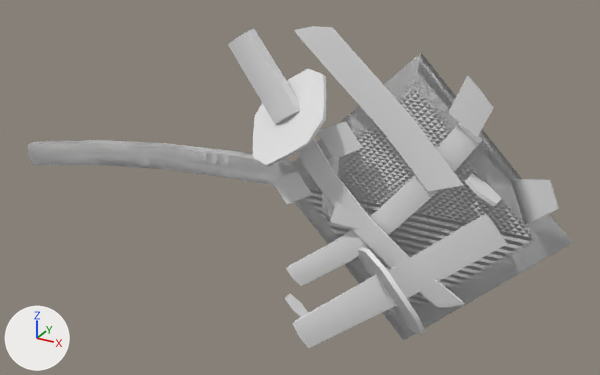
What one commit did to the OBJ model src/main/resources/assets/blade_tetra/model/modular/alpha9/wakizashi_quickdraw_guard_swift.obj.
Rendered twice from a camera (50 mm lens) standing at (119.0, -320.0, 158.0) and looking at (-58.0, 1.0, -3.0). Arrows for +X, +Y and +Z are at lower left; the lights stay in place. The picture after the commit comes second. Where no turn or scale is listed for an object, it has been applied to the vertices. Vertices at exactly the same position are counted once.

Objects in the first picture: 'item_blade', 'item_damaged', 'sheath' and 2 more.
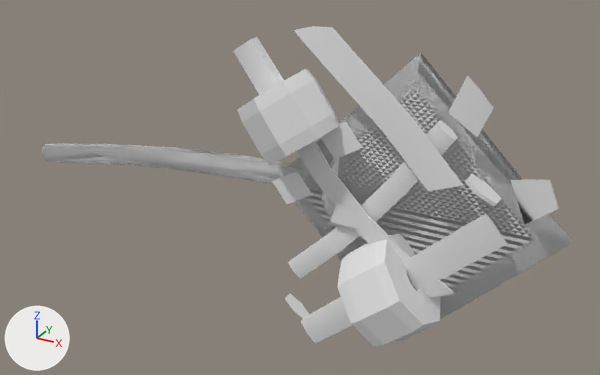
Where the change shows, as pixel boxes [x1, y1, x2, y2] in the pictures (600 x 375 px; the box of a moved part takes in the faces that stretch with it):
'item_damaged', reshaped
    before: [272, 26, 573, 348]
    after: [272, 26, 573, 347]
'item_blade', reshaped
    before: [228, 29, 501, 317]
    after: [233, 37, 501, 318]
'sheath', reshaped (not visible afterwards)
    before: [28, 140, 307, 186]
part 1 of me_effect, moved or reshaped (not visible before)
    after: [42, 144, 285, 185]
part 2 of me_item_blade, moved or reshaped
    before: [228, 29, 299, 123]
    after: [233, 37, 284, 95]
part 3 of me_item_blade, rebuilt (37% wider)
    before: [253, 68, 327, 166]
    after: [237, 69, 339, 165]
part 4 of me_item_blade, moved or reshaped
    before: [286, 123, 482, 308]
    after: [288, 120, 458, 297]
part 5 of me_item_damaged, rebuilt (52% wider, 28% taller)
    before: [357, 247, 425, 335]
    after: [337, 234, 441, 347]
part 6 of me_item_damaged, moved or reshaped
    before: [293, 276, 396, 348]
    after: [301, 297, 352, 343]

The change in detail:
me_effect is used by ob_effect; location (0.0, 0.0, 0.0).
me_effect had 72 vertices, 132 faces and spanned x -234.0..-35.0, y -5.0..5.0, z -24.0..9.0.
me_effect now has 72 vertices, 132 faces and spans x -224.0..-35.0, y -4.0..4.0, z -20.0..9.0.
me_effect part 1: the loose piece of 30 vertices spanning x -234.0..-35.0, y -5.0..5.0, z -24.0..9.0 is scaled about its middle by (0.948, 0.826, 0.869), then moved by (5.0, 0.0, 1.0).
Other edits to the shape of me_effect do not show in these pictures.
me_item_blade is used by ob_item_blade; location (0.0, 0.0, 0.0).
me_item_blade had 143 vertices, 235 faces and spanned x -83.0..71.0, y -31.0..4.0, z -71.0..75.0.
me_item_blade now has 309 vertices, 571 faces and spans x -81.0..71.0, y -35.0..4.0, z -71.0..72.0.
me_item_blade part 2: the loose piece of 18 vertices spanning x -83.0..-48.0, y -20.0..-11.0, z 35.0..75.0 is scaled about its middle by (0.911, 0.902, 0.91), then moved by (1.0, 0.0, -2.0).
me_item_blade part 3: the loose piece of 26 vertices spanning x -77.0..-32.0, y -31.0..0.0, z 19.0..58.0 is rebuilt with 192 vertices and now spans x -80.0..-29.0, y -35.0..3.0, z 14.0..62.0.
me_item_blade part 4: 23 vertices moved from x -40.0..33.0, y -16.0..-8.0, z -38.0..16.0 to x -41.0..28.0, y -16.0..-8.0, z -33.0..17.0; 29 vertices removed from x -58.0..31.0, y -13.0..-7.0, z -48.0..47.0; 29 vertices added at x -57.0..21.0, y -14.0..-8.0, z -44.0..46.0.
me_item_damaged is used by ob_item_damaged; location (0.0, 0.0, 0.0).
me_item_damaged had 145 vertices, 199 faces and spanned x -71.0..71.0, y -32.0..4.0, z -78.0..81.0.
me_item_damaged now has 311 vertices, 535 faces and spans x -71.0..71.0, y -35.0..4.0, z -74.0..81.0.
me_item_damaged part 5: the loose piece of 26 vertices spanning x -23.0..19.0, y -32.0..0.0, z -58.0..-12.0 is rebuilt with 192 vertices and now spans x -28.0..23.0, y -35.0..3.0, z -61.0..-9.0.
me_item_damaged part 6: 12 vertices moved from x -51.0..0.0, y -19.0..-12.0, z -78.0..-29.0 to x -47.0..0.0, y -19.0..-13.0, z -74.0..-29.0.
me_sheath is used by ob_sheath; location (0.0, 0.0, 0.0).
me_sheath had 72 vertices, 132 faces and spanned x -234.0..-35.0, y -5.0..5.0, z -24.0..9.0.
me_sheath now has 72 vertices, 132 faces and spans x -224.0..-35.0, y -4.0..4.0, z -20.0..9.0.
me_sheath part 7: the loose piece of 30 vertices spanning x -234.0..-35.0, y -5.0..5.0, z -24.0..9.0 is scaled about its middle by (0.948, 0.826, 0.869), then moved by (5.0, 0.0, 1.0).
Other edits to the shape of me_sheath do not show in these pictures.
